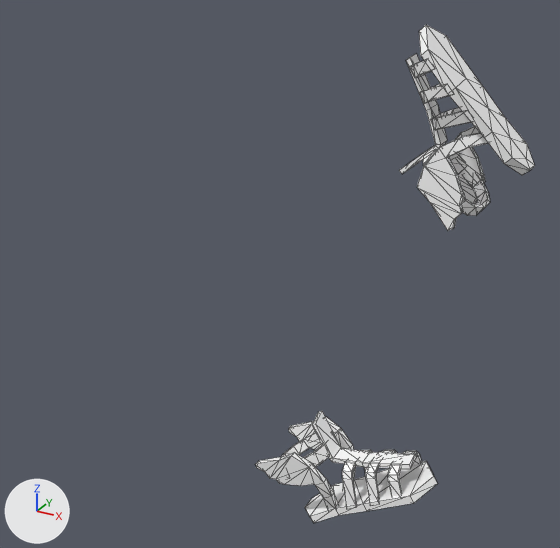
An edit to the FBX model Assets/Models/Anm_SpawnSandales.fbx, drawn before and after from the same camera.
Before and after are seen from a camera (50 mm lens) standing at (0.346, -0.622, 0.581) and looking at (0.005, -0.003, 0.272). The lights are fixed; the arrows at lower left show +X, +Y and +Z. Both versions are drawn at frame 24 of the action 'Take 001'; the numbers are the values there. Mesh edges are drawn as thin lines.
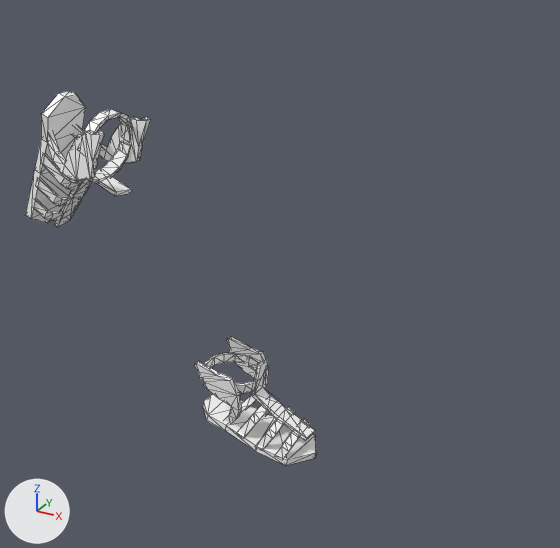
ob_locator2 is not drawn itself; it is the parent of ob_polysurface4.
ob_locator1 is not drawn itself; it is the parent of ob_polysurface3.

Changed parts and their boxes [x1, y1, x2, y2] in the pictures (560 x 548 px):
'polySurface4', turned: before [399, 25, 535, 231]; after [194, 336, 317, 465]
'polySurface3', turned: before [256, 411, 438, 523]; after [26, 91, 151, 227]

Edits to the bpy script that builds the scene:
```text
Change ob_locator1:
    ob_locator1.rotation_euler: (1.571, -0.576, 0.0) -> (1.571, 1.928, 0.0)  # degrees (90, -33, 0) -> degrees (90, 110, 0)
Change ob_locator2:
    ob_locator2.rotation_euler: (1.571, -2.319, 0.0) -> (1.571, 0.186, 0.0)  # degrees (90, -133, 0) -> degrees (90, 11, 0)
```
